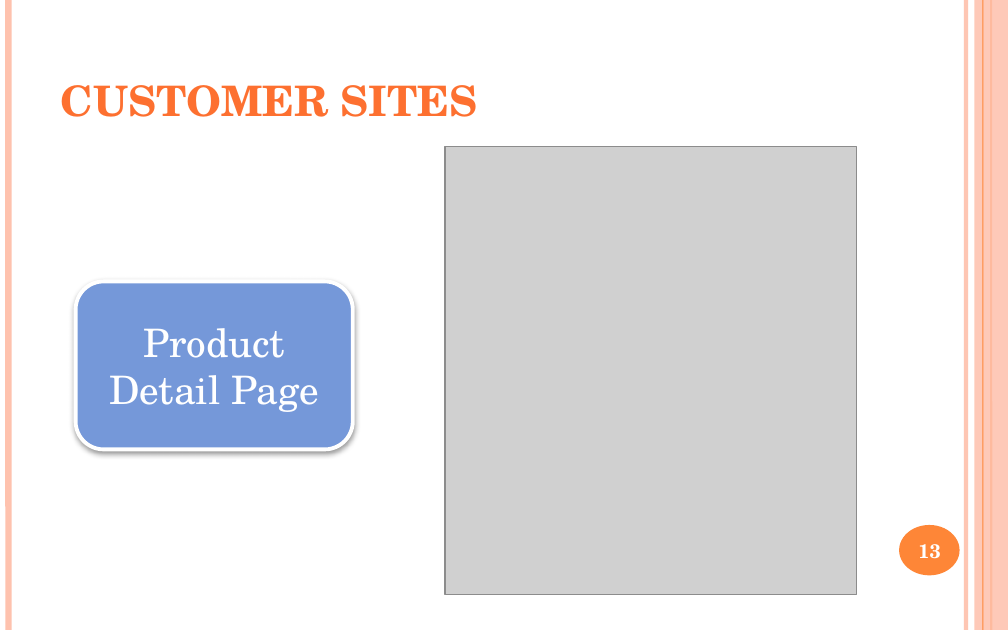
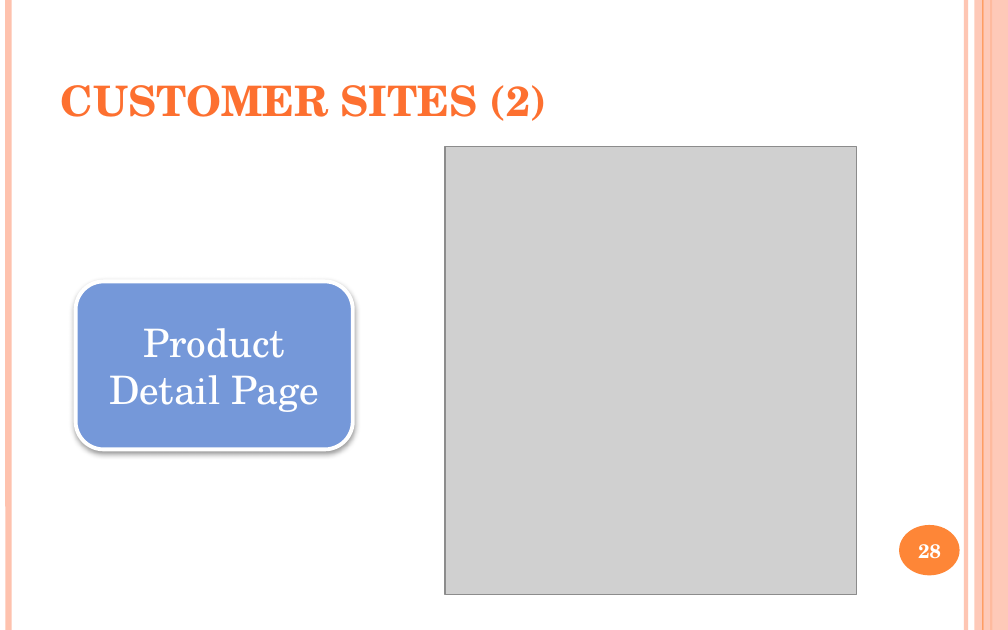
Before and after one commit to yutovsjohan/final_project, a slide deck: slide 28 of document_final/final_project.pptx (slide 13 before the commit). Drawn at 1008x630 pixels with LibreOffice and Linux fonts; fonts in the diff are those of the drawing; grey boxes stand for pictures. Boxes give left, top, right and bottom in pixels: in the first picture for what was removed or moved away, otherwise in the second. Text is boxed around its words. In the diff, an @@ line names an element or a change of style, - is before the commit and + after.

```diff
--- a/document_final/final_project.pptx
+++ b/document_final/final_project.pptx
@@ title at box(60, 85, 547, 121): text changed @@
-CUSTOMER SITES
+CUSTOMER SITES (2)
@@ page number at box(918, 544, 941, 559): text changed @@
-13
+28
```
Also in this commit, not shown: 13 other slides changed, 18 slides added, 41 other files.
